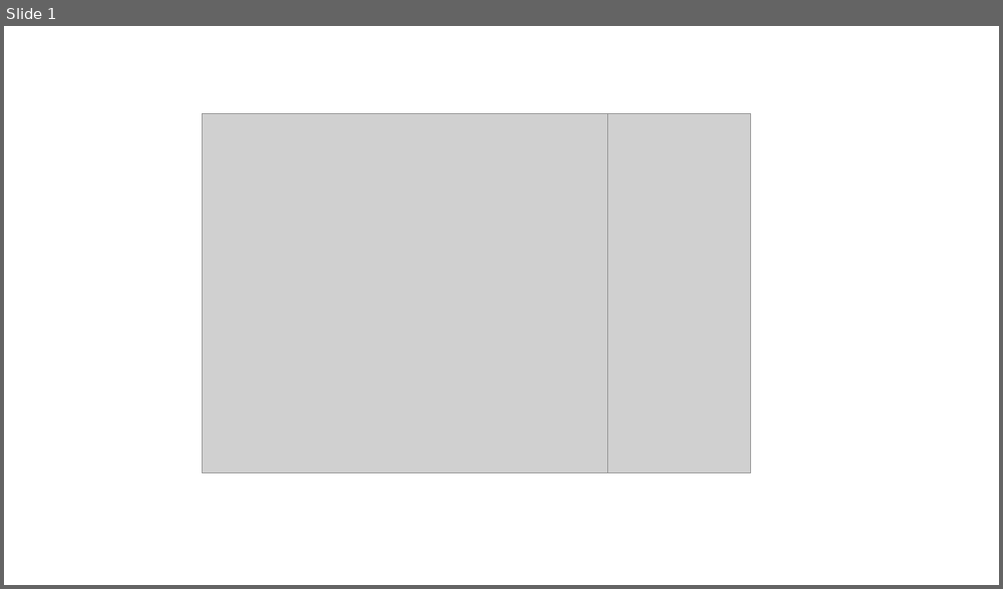
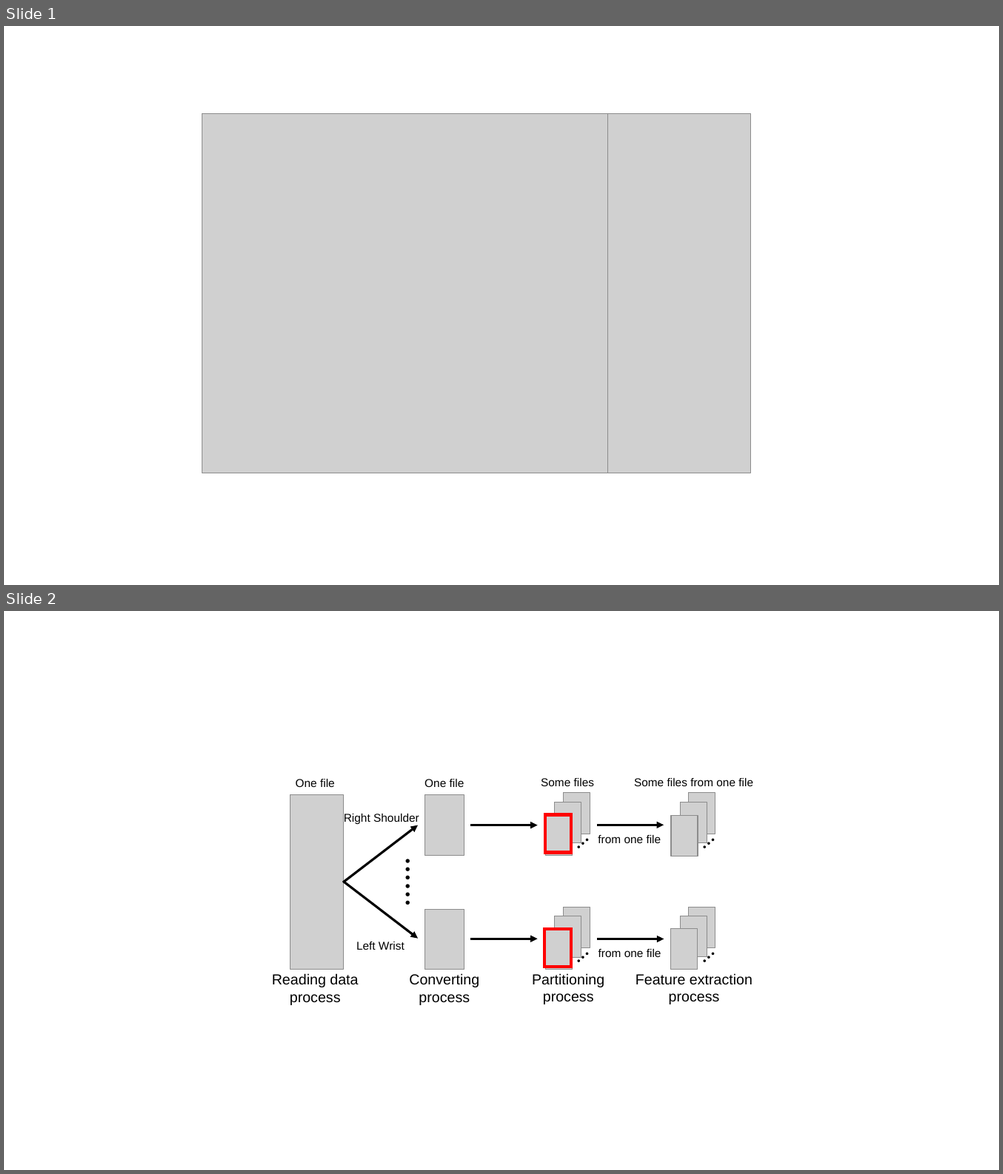
Before and after one commit to a2h1r0/lab, a slide deck: paper/ABC2021BentoChallenge/figures/figures.pptx. Shown one above the other, each under a label of ours: slide 1 before the commit, slides 1 and 2 after it. The pictures are 1003x589 and 1003x1174 pixels, drawn with LibreOffice and Linux fonts; fonts in the diff are those of the drawing; grey boxes stand for pictures. Boxes give left, top, right and bottom in pixels: in the first picture for what was removed or moved away, otherwise in the second. Text is boxed around its words. In the diff, an @@ line names an element or a change of style, - is before the commit and + after.

```diff
--- a/paper/ABC2021BentoChallenge/figures/figures.pptx
+++ b/paper/ABC2021BentoChallenge/figures/figures.pptx
@@ slide 2 added at bbox=[4, 611, 999, 1170], background #FFFFFF @@
@@ group added at bbox=[272, 778, 753, 1005]: 17 texts, 15 pictures, 6 arrows, 2 rectangles @@
+…
+…
+…
+…
+Reading data
+process
+Converting
+process
+Partitioning
+process
+Feature extraction
+process
+Right Shoulder
+Left Wrist
+……
+One file
+One file
+Some files
+Some files from one file
+from one file
+from one file
```
Also in this commit, not shown: 1 slide removed.
